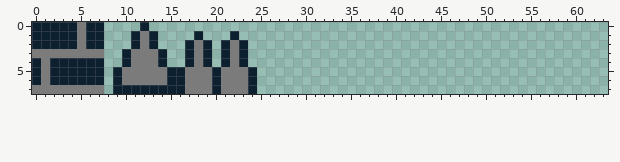
Two states of a pixel-art sprite, assets/images/tilesets/tiles.png. The picture above was drawn from the file before the commit.
The file is 64x8 pixels.
New version:
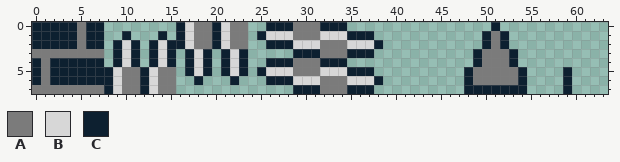
Palette (. is transparent): A #7b7b7b  B #d7d7d7  C #0d2030
Change:
{"y":0,"x":12,"old":"C","new":"."}
{"y":0,"x":16,"old":"........","new":"CBAACBAA"}
{"y":0,"x":26,"old":".........","new":"CCCAAACCC"}
{"y":0,"x":51,"old":".","new":"C"}
{"y":1,"x":10,"old":".CAC.","new":"C...C"}
{"y":1,"x":16,"old":"..C...C.","new":"CBAACBAA"}
{"y":1,"x":25,"old":".............","new":"CBBBAAABBBCCC"}
{"y":1,"x":50,"old":"...","new":"CAC"}
{"y":2,"x":9,"old":"..","new":"CB"}
{"y":2,"x":12,"old":"A","new":"."}
{"y":2,"x":14,"old":"...C","new":"BCCB"}
{"y":2,"x":19,"old":"C.C","new":"ACB"}
{"y":2,"x":23,"old":"C","new":"A"}
{"y":2,"x":26,"old":".............","new":"CCCBBBAAABBBC"}
{"y":2,"x":50,"old":"...","new":"CAC"}
{"y":3,"x":9,"old":".CAAAC.","new":"CBC.CBC"}
{"y":3,"x":18,"old":"A","new":"B"}
{"y":3,"x":22,"old":"A","new":"B"}
{"y":3,"x":29,"old":".........","new":"CCCAAACCC"}
{"y":3,"x":49,"old":".....","new":"CAAAC"}
{"y":4,"x":9,"old":".CAAAC.","new":"CBC.CBC"}
{"y":4,"x":18,"old":"A","new":"B"}
{"y":4,"x":22,"old":"A","new":"B"}
{"y":4,"x":26,"old":".........","new":"CCCAAACCC"}
{"y":4,"x":49,"old":".....","new":"CAAAC"}
{"y":5,"x":8,"old":".C","new":"CB"}
{"y":5,"x":12,"old":"AA","new":"CB"}
{"y":5,"x":15,"old":"CCAAACAAAC.............","new":"A.CBC.CBC.CBBBAAABBBCCC"}
{"y":5,"x":48,"old":".......","new":"CAAAAAC"}
{"y":5,"x":59,"old":".","new":"C"}
{"y":6,"x":8,"old":".C","new":"CB"}
{"y":6,"x":12,"old":"AA","new":"CB"}
{"y":6,"x":15,"old":"CCAAACAAAC","new":"A..C...C.."}
{"y":6,"x":26,"old":".............","new":"CCCBBBAAABBBC"}
{"y":6,"x":48,"old":".......","new":"CAAAAAC"}
{"y":6,"x":59,"old":".","new":"C"}
{"y":7,"x":8,"old":".CCC","new":"CBAA"}
{"y":7,"x":13,"old":"CCCCAAACAAAC","new":"BAA........."}
{"y":7,"x":29,"old":".........","new":"CCCAAACCC"}
{"y":7,"x":48,"old":".......","new":"CCCCCCC"}
{"y":7,"x":59,"old":".","new":"C"}
{"label":"changed","picture_box":[104,22,383,94]}
{"label":"added","picture_box":[464,22,572,94]}
